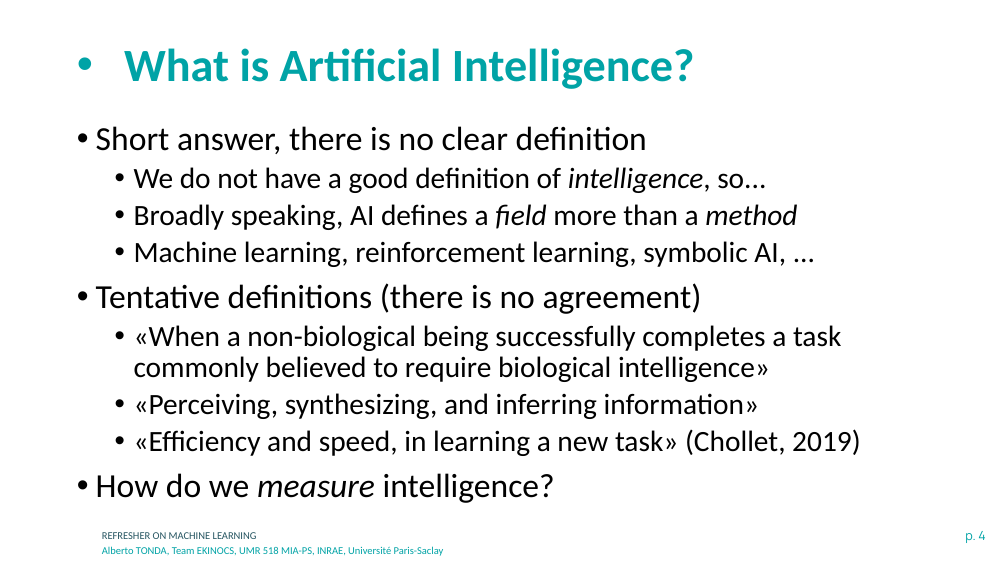
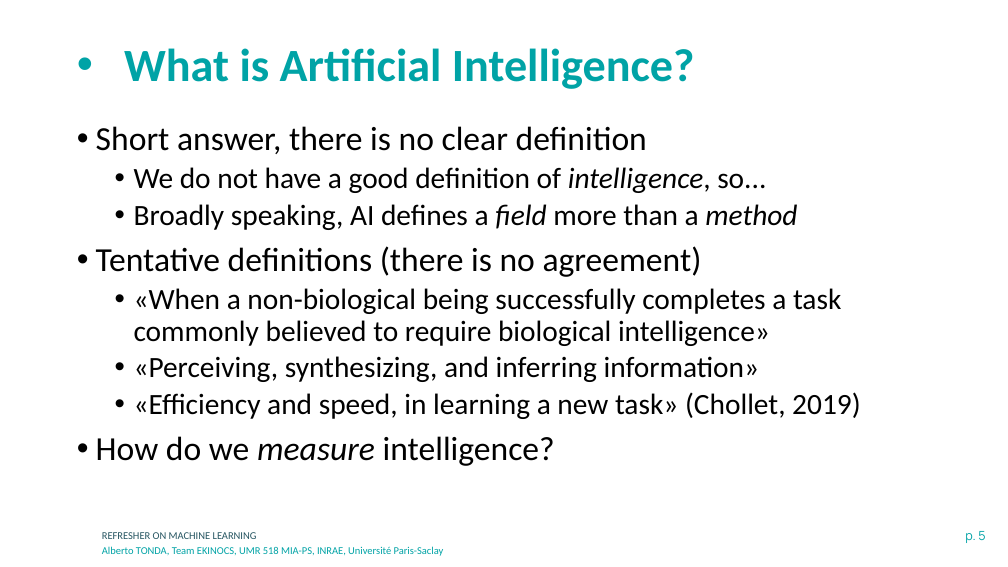
Before and after one commit to albertotonda/teaching, a slide deck: slide 5 of deep-learning-in-practice-with-pytorch/0-machine-learning.pptx (slide 4 before the commit). Drawn at 1008x567 pixels with LibreOffice and Linux fonts; fonts in the diff are those of the drawing; background and template pictures are left out. Boxes give left, top, right and bottom in pixels: in the first picture for what was removed or moved away, otherwise in the second. Text is boxed around its words. In the diff, an @@ line names an element or a change of style, - is before the commit and + after.

```diff
--- a/deep-learning-in-practice-with-pytorch/0-machine-learning.pptx
+++ b/deep-learning-in-practice-with-pytorch/0-machine-learning.pptx
@@ text at bbox=[134, 241, 786, 267]: paragraph removed @@
-  • Machine learning, reinforcement learning, symbolic AI, ...
@@ page number at bbox=[965, 531, 985, 543]: text changed @@
-p. 4
+p. 5
```
Also in this commit, not shown: 2 other slides changed, 2 slides added, 25 other files.
